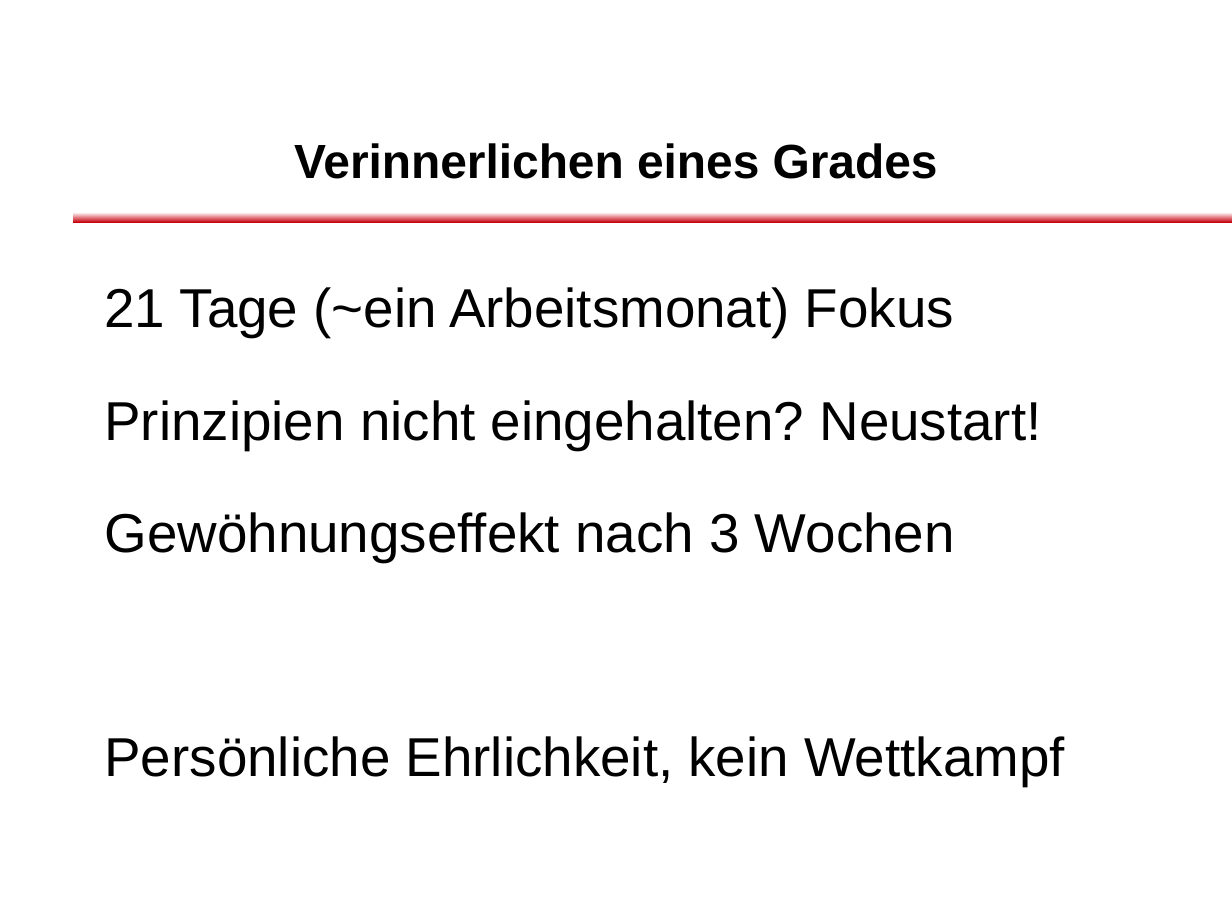
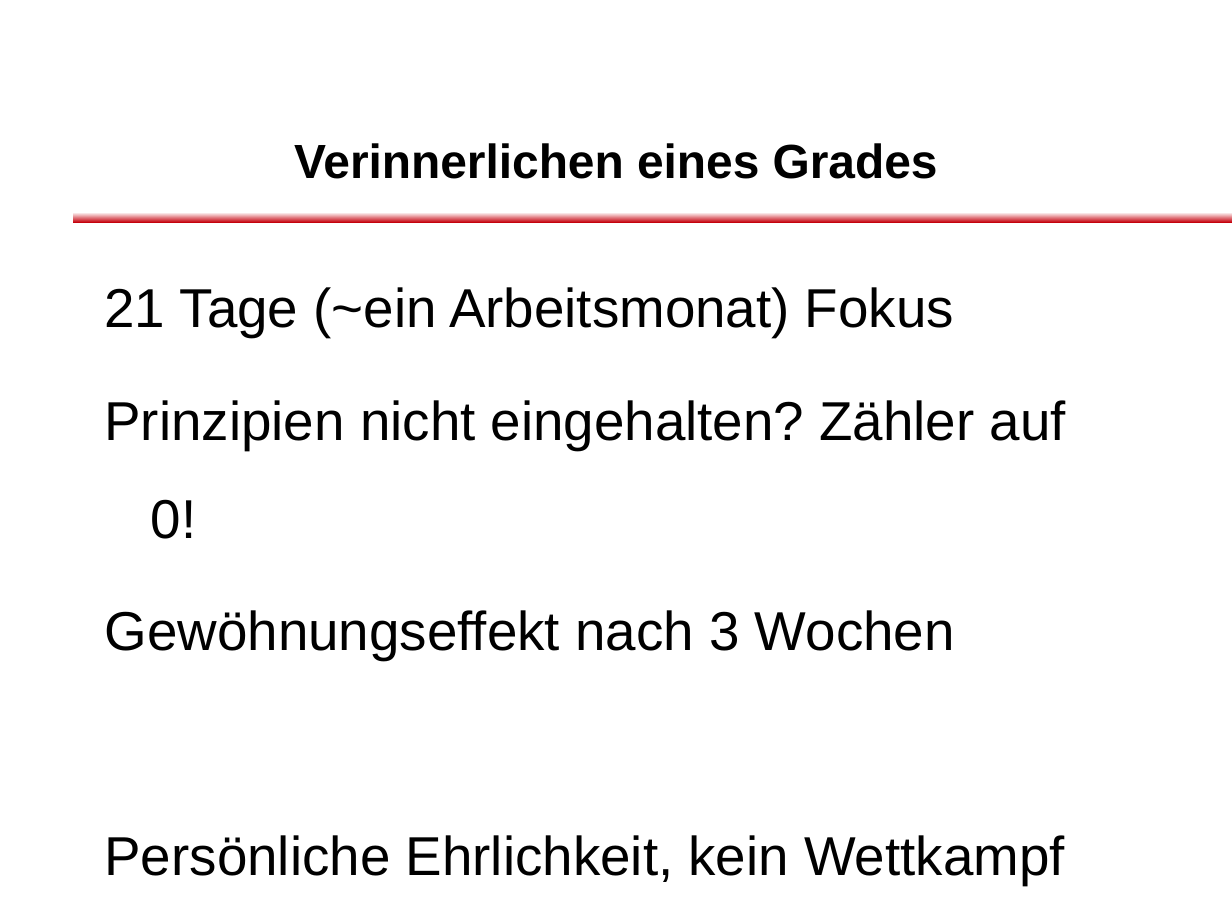
Before and after one commit to dlindner/vorlesung-se2-dhbw, a slide deck: slide 19 of added_2012/Clean Code Developer.odp. Drawn at 1232x924 pixels with LibreOffice and Linux fonts; fonts in the diff are those of the drawing; background and template pictures are left out. Boxes give left, top, right and bottom in pixels: in the first picture for what was removed or moved away, otherwise in the second. Text is boxed around its words. In the diff, an @@ line names an element or a change of style, - is before the commit and + after.

Commit message:
Klarere Beschreibung des Grad-Neustarts

```diff
--- a/added_2012/Clean Code Developer.odp
+++ b/added_2012/Clean Code Developer.odp
@@ text at box(105, 400, 1066, 539): text changed @@
-Prinzipien nicht eingehalten? Neustart!
+Prinzipien nicht eingehalten? Zähler auf 0!
```
